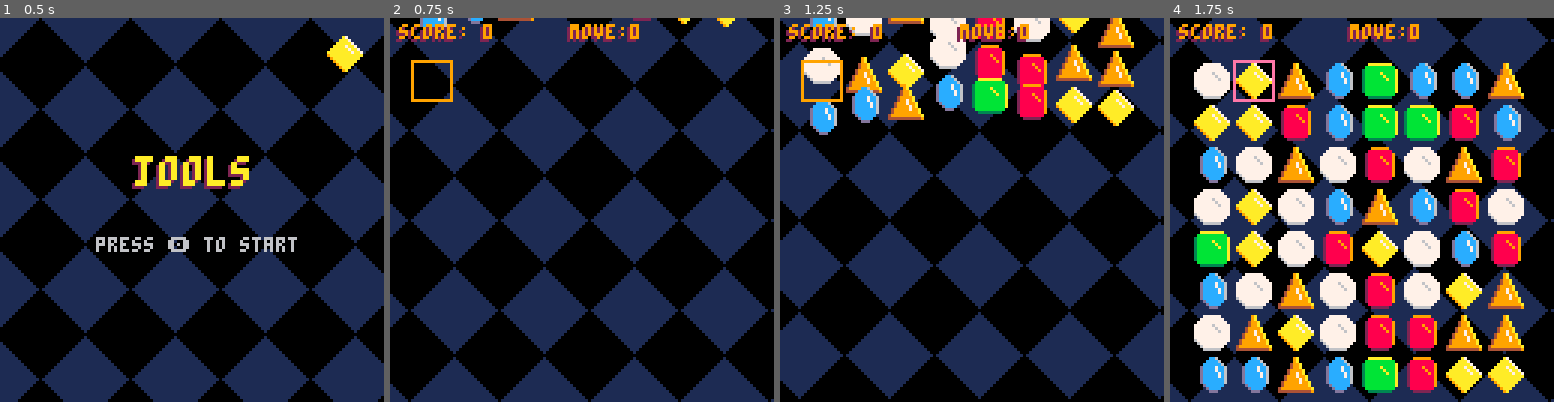
Above: before the commit, frames 1-4 (left to right).
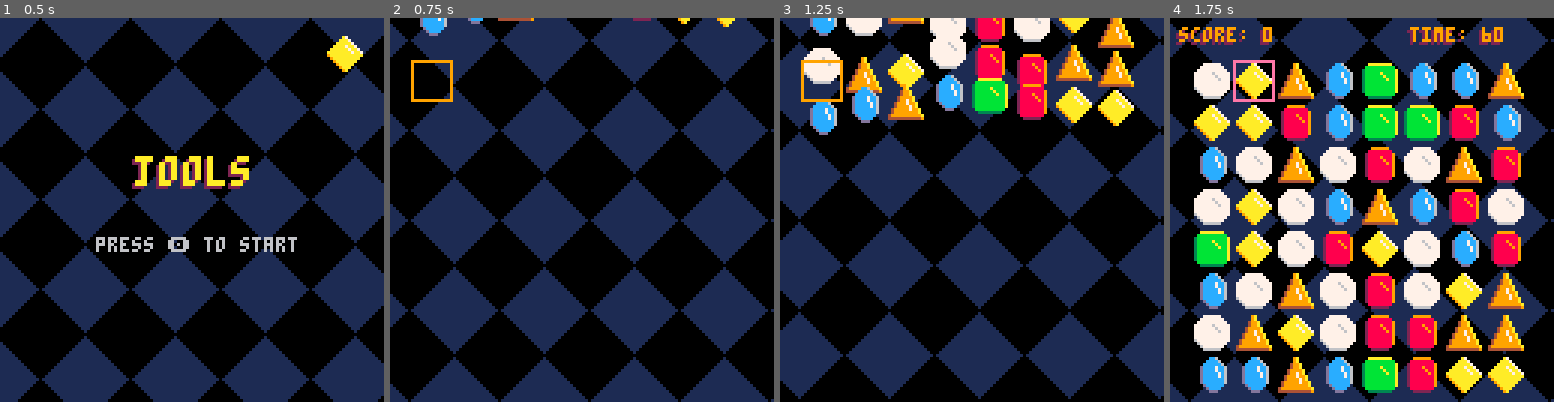
Above: after the commit, the same moments.

Repository: LuosRestil/pico8
Game: PICO-8 cartridge match3/match3.p8
The game is run twice, just before and just after one commit, with the same random seed, the same clock (stepped at 60 frames per second) and the same inputs.
Inputs:
- Up to frame 1 (0.5 s): no input
- Up to frame 2 (0.75 s): tap O (Z key) at 0.7 s
- Up to frame 3 (1.25 s): no input
- Up to frame 4 (1.75 s): hold Right from 1.6 s (still down); tap O (Z key) at 1.7 s

Frame 1 is identical in both runs. In frame 2, 1.3% of the frame differs, in the area x 1-65%, y 1-7%; in frame 3, 1.2%; in frame 4, 1.8%, in the area x 1-87%, y 1-8%.

Commit message:
timer/game over/replay

Diff:
--- a/match3/match3.p8
+++ b/match3/match3.p8
@@ -7,27 +7,29 @@
 padx=jsize/2
 pady=jsize
 jspr=split("1,3,5,7,9,11")
-jgrid={}
 gravity=0.4
-swapspd=jsize/4
-swapeps=0.01
-
 bgosx,bgosy=0,0
 
---game vars
-curr={0,0}
-selected=nil
-score,mvscore,mul,max_move=0,0,0,0
-ps={} --particles
-txt={}
-
-state="start"
+score,
+mvscore,
+mul,
+max_move=0,0,0,0
+
+frame=0
+flash=true
+flashrate=20
+
+state=nil
 
 function _init()
-
+	init_start()
 end
 
 function _update()
+	frame+=1
+	if frame%flashrate==0 then
+		flash=not flash
+	end
 	update_bg()
 	if state=="start" then
 		update_start()
@@ -69,12 +71,9 @@
 -->8
 --start
 local drips={}
-local frame=0
-local flash=true
-local flashrate=20
 
 function init_start()
-
+	state="start"
 end
 
 function update_start()
@@ -83,12 +82,7 @@
 	end
 	update_drips()
 	if btnp(🅾️) then
-		state="game"
 		init_game()
-	end
-	frame+=1
-	if frame%flashrate==0 then
-		flash=not flash
 	end
 end
 
@@ -134,15 +128,33 @@
 end
 -->8
 --game
+jgrid={}
+swapspd=jsize/4
+swapeps=0.01
+ps={} --particles
+txt={}
+curr={0,0}
+selected=nil
+lastt=0
+tlimit=60
+timer=tlimit
+tick=false
+
 function init_game()
-	score=0
-	mvscore=0
-	mul=0
+	state="game"
+	score,mvscore,mul,max_move=0,0,0,0
 	curr=0
 	curr={0,0}
 	selected=nil
 	ps={}
 	txt={}
+	lastt=time()
+	timer=tlimit
+	tick=false
+	init_jgrid()
+end
+
+function init_jgrid()
 	local grid={}
 	for r=1,h do
 		add(grid,{})
@@ -190,16 +202,38 @@
 		not are_jmoving() and
 		not did_match
 	then
-		score+=mvscore*mul
+		if not tick then
+			--gems land at start
+			lastt=time()
+			tick=true
+		end
+		local mvtotal=mvscore*mul
+		if mvtotal>max_move then
+			max_move=mvtotal
+		end
+		score+=mvtotal
 		mvscore,mul=0,0
+		if timer==0 then
+			init_end()
+		end
 	end
 	update_particles()
+
+	if tick then
+		local currt=time()
+		timer-=currt-lastt
+		lastt=currt
+	end
+	if (timer<0) timer=0
 end
 
 function draw_game()
 	draw_grid()
 	draw_particles()
-	print_score()
+	if tick then
+		print_score()
+		print_timer()
+	end
 end
 
 function draw_grid()
@@ -585,10 +619,16 @@
 end
 
 function print_score()
-	print("score: "..score,2,3,2)
-	print("move:"..mvscore,59,3,2)
-	print("score: "..score,3,2,9)
-	print("move:"..mvscore,60,2,9)
+	print("score: "..score,2,4,2)
+--	print("move:"..mvscore,59,3,2)
+	print("score: "..score,3,3,9)
+--	print("move:"..mvscore,60,2,9)
+end
+
+function print_timer()
+	local ceilt=ceil(timer)
+	print("time: "..ceilt,79,4,2)
+	print("time: "..ceilt,80,3,9)
 end
 
 function are_jmoving()
@@ -615,6 +655,64 @@
 end
 -->8
 --end
+bsize=0 --boxsize
+tbsize=100 --target box size
+
+function init_end()
+	bsize=0
+	state="end"
+end
+
+function update_end()
+	if bsize<tbsize then
+		bsize+=tbsize/15
+	end
+	update_particles()
+
+	if
+		bsize>=tbsize and
+		btnp(🅾️)
+	then
+		init_game()
+	end
+end
+
+function draw_end()
+	if (bsize<tbsize) then
+		draw_game()
+	end
+	x=64-bsize/2
+	y=64-bsize/2
+	rrectfill(
+		x-1,y-1,
+		bsize+2,bsize+2,
+		6,7)
+	rrectfill(
+		x,y,
+		bsize,bsize,
+		6,0)
+
+	if bsize>=tbsize then
+		printctr(
+			"game over",36,2,true,-1)
+		printctr(
+			"game over",35,9,true)
+		printctr(
+			"max move: "..max_move,
+			56,2,false,-1)
+		printctr(
+			"max move: "..max_move,55,9)
+		printctr(
+			"score: "..score,
+			66,2,false,-1)
+		printctr(
+			"score: "..score,65,9)
+		if flash then
+			printctr(
+				"play again? 🅾️",80,6)
+		end
+	end
+end
 -->8
 --meta
 function new_jewel(offset)
@@ -717,16 +815,14 @@
 --todo
 --[[
 
-+ timer
++ persist max_move/score record
 + message for new high mvscore
-+ handle score overflow?
-+ title screen
 + reset board on no moves
 	- make all possible swaps,
 	  calling has_matches after
 	  each. if false for all,
 	  reset board
-+ end screen w/ replay
+
 + bonus stuff?
  - how do we make this fun?
 
